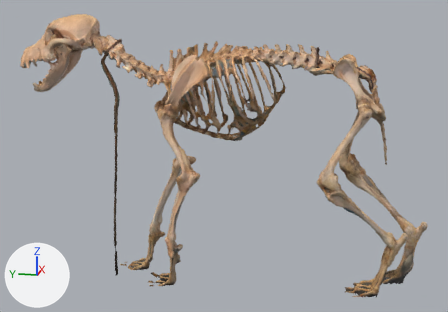
A saved change to the glTF model site/dog/skeleton/models/canis-familiaris-tavernier-skeleton.glb.
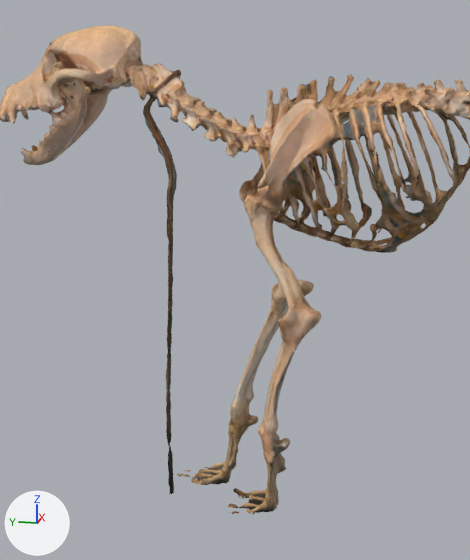
Each version appears first whole from a 50 mm camera at (-0.92, -0.192, 0.441) aimed at (0.007, -0.007, 0.209), and next in a close-up on the part from 5% to 63% of the width and 0% to 100% of the height. The axes (+X, +Y, +Z) are drawn at lower left. The lights are the same throughout. The last two pictures show the newer version. Vertices at exactly the same position are counted once.

Names of what the first close-up shows: 'antebrachium_dextrum', 'antebrachium_sinistrum', 'costae_dextrae', 'costae_sinistrae', 'cranium', 'humerus_sinister', 'mandibula', 'manus_sinistra', 'sternum', 'vertebrae_cervicales', 'vertebrae_lumbales', 'vertebrae_thoracicae' and 4 more.
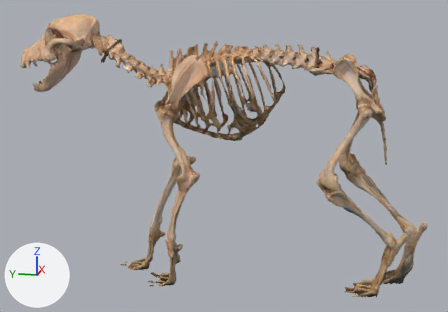
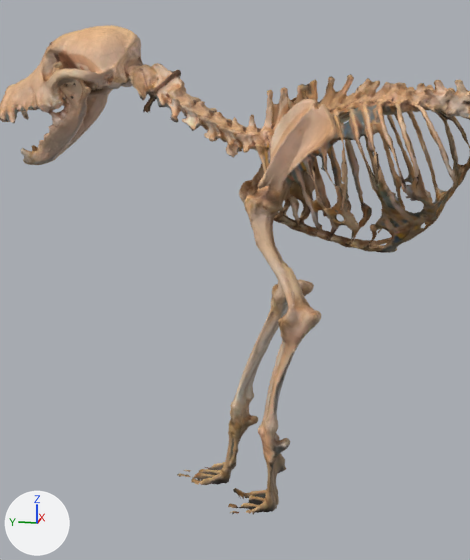
Where the change shows, as pixel boxes (x1, y1, x2, y2) in the close-ups (470 x 560 px):
'cranium', reshaped: before (0, 25, 174, 225); after (0, 25, 171, 137)
'vertebrae_cervicales', reshaped: before (167, 70, 261, 295); after (167, 70, 261, 214)
'antebrachium_sinistrum', reshaped (72% narrower, 13% shorter): before (166, 334, 293, 478); after (258, 353, 293, 478)
'humerus_sinister', reshaped (67% narrower): before (167, 265, 321, 358); after (271, 265, 321, 358)
part 1 of me_antebrachium_sinistrum, deleted (brown): before (166, 334, 173, 464)
part 2 of me_cranium, deleted (brown): before (143, 110, 174, 225)
part 3 of me_humerus_sinister, deleted: before (167, 293, 173, 338)
part 4 of me_vertebrae_cervicales, deleted: before (167, 222, 173, 295)
part 5 of me_vertebrae_cervicales, deleted: before (171, 161, 177, 196)

What changed in the scene script:
```text
Change me_antebrachium_sinistrum:
    used by ob_antebrachium_sinistrum; location = (0.0, 0.0, 0.0)
    remove me_antebrachium_sinistrum.from_pydata(...)  # 1046 vertices, 2019 faces; spans x -0.0517..-0.0013, y 0.0431..0.1738, z 0.0312..0.1559
    add me_antebrachium_sinistrum.from_pydata(...)  # 803 vertices, 1554 faces; spans x -0.0517..-0.0013, y 0.0431..0.0819, z 0.0322..0.1557
    me_antebrachium_sinistrum part 1: the loose piece of 243 vertices spanning x -0.0159..-0.0075, y 0.1662..0.1738, z 0.0312..0.1559 is deleted
Change me_cranium:
    used by ob_cranium; location = (0.0, 0.0, 0.0)
    remove me_cranium.from_pydata(...)  # 6689 vertices, 13263 faces; spans x -0.04..0.046, y 0.16..0.323, z 0.253..0.425
    add me_cranium.from_pydata(...)  # 6167 vertices, 12254 faces; spans x -0.04..0.046, y 0.16..0.323, z 0.329..0.425
    me_cranium part 2: 522 vertices removed from x -0.009..0.001, y 0.161..0.186, z 0.253..0.351
Change me_humerus_sinister:
    used by ob_humerus_sinister; location = (0.0, 0.0, 0.0)
    remove me_humerus_sinister.from_pydata(...)  # 700 vertices, 1324 faces; spans x -0.061..-0.006, y 0.016..0.171, z 0.15..0.231
    add me_humerus_sinister.from_pydata(...)  # 597 vertices, 1142 faces; spans x -0.061..-0.033, y 0.016..0.063, z 0.15..0.231
    me_humerus_sinister part 3: the loose piece of 103 vertices spanning x -0.011..-0.006, y 0.165..0.171, z 0.15..0.194 is deleted
Change me_vertebrae_cervicales:
    used by ob_vertebrae_cervicales; location = (0.0, 0.0, 0.0)
    remove me_vertebrae_cervicales.from_pydata(...)  # 2776 vertices, 5260 faces; spans x -0.017..0.053, y 0.088..0.169, z 0.188..0.389
    add me_vertebrae_cervicales.from_pydata(...)  # 2479 vertices, 4720 faces; spans x -0.017..0.053, y 0.088..0.163, z 0.219..0.389
    me_vertebrae_cervicales part 4: the loose piece of 233 vertices spanning x -0.01..-0.002, y 0.163..0.169, z 0.188..0.257 is deleted
    me_vertebrae_cervicales part 5: the loose piece of 63 vertices spanning x -0.005..0.0, y 0.158..0.162, z 0.278..0.312 is deleted
    other edits to the shape of me_vertebrae_cervicales do not show in these pictures
```
